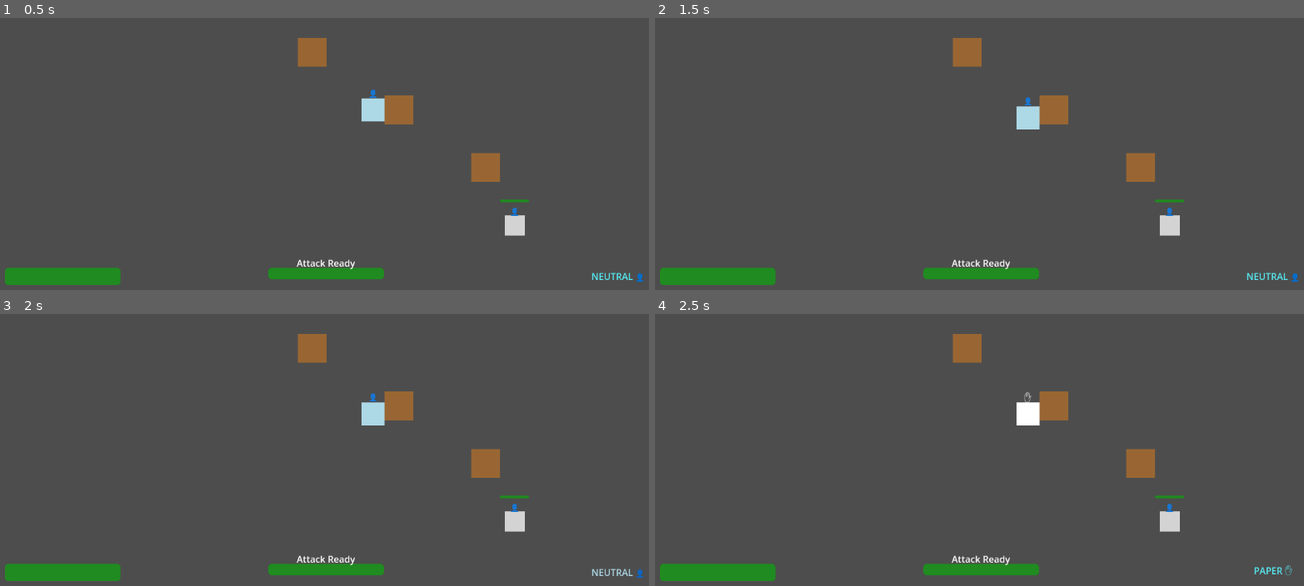
Above: before the commit, frames 1-4 (two rows, left to right).
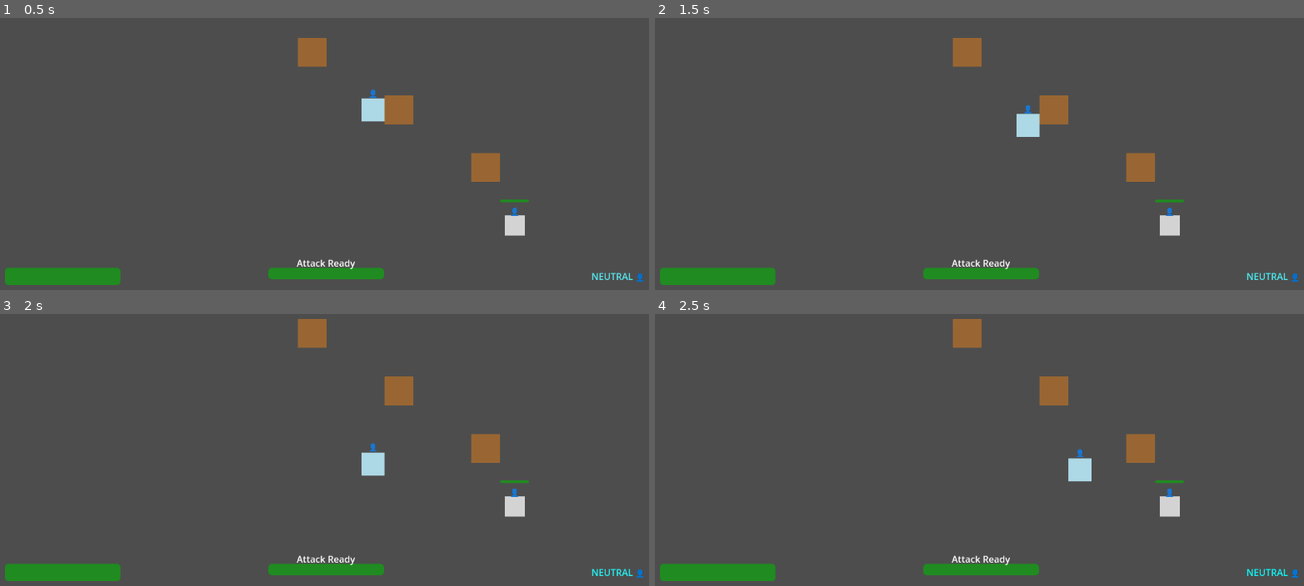
Above: after the commit, the same moments.

Repository: LouisZCode/rogue_hands_action_v1
Game: Godot game, scene res://scenes/main.tscn
The game is run twice, just before and just after one commit, with the same random seed, the same clock (stepped at 60 frames per second) and the same inputs.
Inputs:
- Up to frame 1 (0.5 s): no input
- Up to frame 2 (1.5 s): tap Enter at 0.5 s; hold Right (move_right, bound only after the commit) 0.53-1.28 s; tap Space (attack) at 0.6, 1.25 s; hold Down (move_down, bound only after the commit) from 1.28 s (still down); tap S (gesture_paper, bound only after the commit) at 1.35 s
- Up to frame 3 (2 s): keep holding Down (move_down, bound only after the commit)
- Up to frame 4 (2.5 s): release Down (move_down, bound only after the commit) at 2.03 s; hold Right (move_right, bound only after the commit) from 2.03 s (still down); hold 2 (gesture_paper, bound only before the commit) from 2.03 s (still down)

Frame 1 is identical in both runs. In frame 2, 0.2% of the frame differs, in the area x 55-60%, y 29-44%; in frame 3, 2.7%; in frame 4, 2.8%, in the area x 45-100%, y 1-97%.

Commit message:
rewired controls to key and asd plus space bar

Diff:
--- a/project.godot
+++ b/project.godot
@@ -19,40 +19,37 @@
 
 move_left={
 "deadzone": 0.5,
-"events": [Object(InputEventKey,"resource_local_to_scene":fa …(140 unchanged characters)… d":false,"keycode":0,"physical_keycode":65,"key_label":0,"unicode":97,"location":0,"echo":false,"script":null)
+"events": [Object(InputEventKey,"resource_local_to_scene":fa …(140 unchanged characters)… d":false,"keycode":0,"physical_keycode":4194319,"key_label":0,"unicode":0,"location":0,"echo":false,"script":null)
 ]
 }
 move_right={
 "deadzone": 0.5,
-"events": [Object(InputEventKey,"resource_local_to_scene":fa …(140 unchanged characters)… d":false,"keycode":0,"physical_keycode":68,"key_label":0,"unicode":100,"location":0,"echo":false,"script":null)
+"events": [Object(InputEventKey,"resource_local_to_scene":fa …(140 unchanged characters)… d":false,"keycode":0,"physical_keycode":4194321,"key_label":0,"unicode":0,"location":0,"echo":false,"script":null)
 ]
 }
 move_up={
 "deadzone": 0.5,
-"events": [Object(InputEventKey,"resource_local_to_scene":fa …(140 unchanged characters)… d":false,"keycode":0,"physical_keycode":87,"key_label":0,"unicode":119,"location":0,"echo":false,"script":null)
+"events": [Object(InputEventKey,"resource_local_to_scene":fa …(140 unchanged characters)… d":false,"keycode":0,"physical_keycode":4194320,"key_label":0,"unicode":0,"location":0,"echo":false,"script":null)
 ]
 }
 move_down={
 "deadzone": 0.5,
-"events": [Object(InputEventKey,"resource_local_to_scene":fa …(140 unchanged characters)… d":false,"keycode":0,"physical_keycode":83,"key_label":0,"unicode":115,"location":0,"echo":false,"script":null)
+"events": [Object(InputEventKey,"resource_local_to_scene":fa …(140 unchanged characters)… d":false,"keycode":0,"physical_keycode":4194322,"key_label":0,"unicode":0,"location":0,"echo":false,"script":null)
 ]
 }
 gesture_rock={
 "deadzone": 0.5,
-"events": [Object(InputEventKey,"resource_local_to_scene":fa …(140 unchanged characters)… d":false,"keycode":0,"physical_keycode":49,"key_label":0,"unicode":49,"location":0,"echo":false,"script":null)
-, Object(InputEventKey,"resource_local_to_scene":false,"resource_name":"","device":-1,"window_id":0,"alt_pressed":false,"shift_pressed":false,"ctrl_pressed":false,"meta_pressed":false,"pressed":false,"keycode":0,"physical_keycode":74,"key_label":0,"unicode":106,"location":0,"echo":false,"script":null)
+"events": [Object(InputEventKey,"resource_local_to_scene":fa …(140 unchanged characters)… d":false,"keycode":0,"physical_keycode":65,"key_label":0,"unicode":97,"location":0,"echo":false,"script":null)
 ]
 }
 gesture_paper={
 "deadzone": 0.5,
-"events": [Object(InputEventKey,"resource_local_to_scene":fa …(140 unchanged characters)… d":false,"keycode":0,"physical_keycode":50,"key_label":0,"unicode":50,"location":0,"echo":false,"script":null)
-, Object(InputEventKey,"resource_local_to_scene":false,"resource_name":"","device":-1,"window_id":0,"alt_pressed":false,"shift_pressed":false,"ctrl_pressed":false,"meta_pressed":false,"pressed":false,"keycode":0,"physical_keycode":75,"key_label":0,"unicode":107,"location":0,"echo":false,"script":null)
+"events": [Object(InputEventKey,"resource_local_to_scene":fa …(140 unchanged characters)… d":false,"keycode":0,"physical_keycode":83,"key_label":0,"unicode":115,"location":0,"echo":false,"script":null)
 ]
 }
 gesture_scissors={
 "deadzone": 0.5,
-"events": [Object(InputEventKey,"resource_local_to_scene":fa …(140 unchanged characters)… d":false,"keycode":0,"physical_keycode":51,"key_label":0,"unicode":51,"location":0,"echo":false,"script":null)
-, Object(InputEventKey,"resource_local_to_scene":false,"resource_name":"","device":-1,"window_id":0,"alt_pressed":false,"shift_pressed":false,"ctrl_pressed":false,"meta_pressed":false,"pressed":false,"keycode":0,"physical_keycode":76,"key_label":0,"unicode":108,"location":0,"echo":false,"script":null)
+"events": [Object(InputEventKey,"resource_local_to_scene":fa …(140 unchanged characters)… d":false,"keycode":0,"physical_keycode":68,"key_label":0,"unicode":100,"location":0,"echo":false,"script":null)
 ]
 }
 attack={
Not shown, changed: CONTROLS.md
